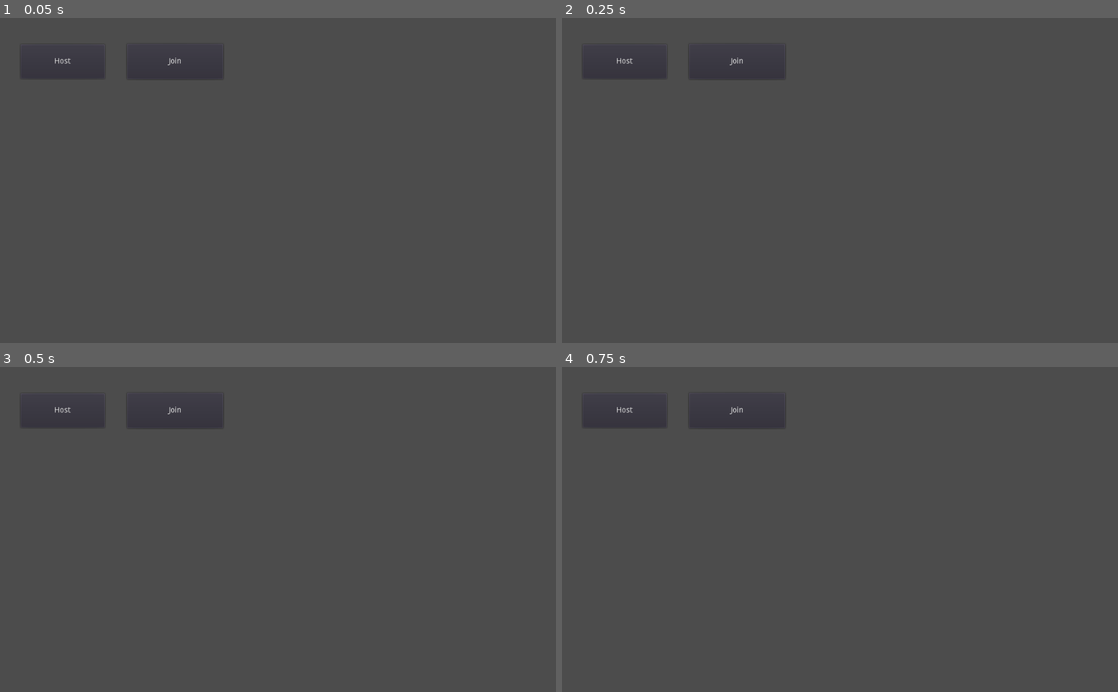
Above: before the commit, frames 1-4 (two rows, left to right).
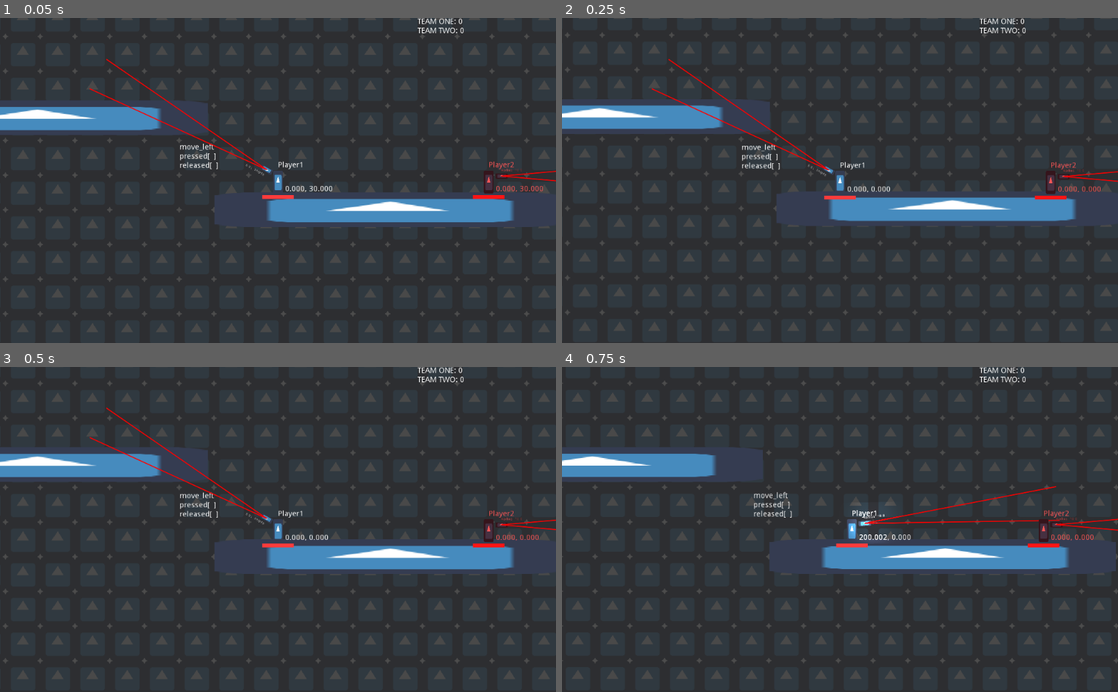
Above: after the commit, the same moments.

Repository: mdechdee/7thHero-GWJ32
Game: Godot game, scene res://Scenes/UnitTestScene.tscn
Two runs of this game, one before a commit and one after it. Both use one fixed random seed, a clock stepped at 60 frames per second and the inputs below. Before the commit the project starts from res://Scenes/Lobby.tscn. The engine's default icon, where the game draws it, is replaced by a stand-in: a white triangle on a blue panel in a dark square.
Inputs (mouse positions are in pixels of both pictures, inside the frame that each line leads up to):
- Up to frame 1 (0.05 s): no input
- Up to frame 2 (0.25 s): no input
- Up to frame 3 (0.5 s): no input
- Up to frame 4 (0.75 s): move the mouse to (962, 513) at 0.52 s; press the mouse at (962, 513) at 0.53 s; hold D (move_right) from 0.53 s (still down)

The runs differ from the first frame. In frame 1, 86% of the frame differs, in the area x 0-100%, y 0-100%; in frame 2, 85%; in frame 3, 85%; in frame 4, 85%.

Commit message:
Deathmatch score

Diff:
--- /dev/null
+++ b/DamageInstance.gd
@@ -0,0 +1,5 @@
+extends Resource
+class_name DamageInstance
+
+var amount: float
+var dealer: Node
--- a/Door.tscn
+++ b/Door.tscn
@@ -10,5 +10,6 @@
 
 [node name="CollisionShape2D" type="CollisionShape2D" parent="."]
 shape = SubResource( 1 )
+
 [connection signal="body_entered" from="." to="." method="_on_Door_body_entered"]
 [connection signal="body_exited" from="." to="." method="_on_Door_body_exited"]
--- a/Gun/Bullet.gd
+++ b/Gun/Bullet.gd
@@ -1,6 +1,10 @@
 extends Area2D
 
 export(float,2,100) var BULLET_SPEED = 4
+var dmg: DamageInstance
+
+func _ready():
+	assert(dmg != null, "No damage instance assigned")
 
 func _physics_process(delta):
 	position += Vector2.RIGHT.rotated(rotation) * BULLET_SPEED
@@ -10,5 +14,5 @@
 
 func _on_Bullet_body_entered(body: Node):
 	if body.has_signal("on_attacked"):
-		body.emit_signal("on_attacked")
+		body.emit_signal("on_attacked", dmg)
 	queue_free()
--- a/Gun/Shooter.gd
+++ b/Gun/Shooter.gd
@@ -2,6 +2,7 @@
 
 export(PackedScene) var bullet_scene
 export(float) var RATE_OF_FIRE: float = 10
+var dmg: DamageInstance = DamageInstance.new()
 
 func _ready():
 	owner.connect("on_shoot", self, "do_shoot")
@@ -16,8 +17,12 @@
 		rpc_unreliable("gen_bullet")
 
 puppet func gen_bullet():
+	dmg.amount = 10
+	dmg.dealer = find_parent("Player*")
+
 	var bullet = bullet_scene.instance()
 	bullet.global_position = owner.global_position
 	bullet.rotation = owner.get_global_transform().get_rotation()
+	bullet.dmg = dmg
 	get_tree().current_scene.add_child(bullet)
 	owner.emit_signal("bullet_shot", bullet)
--- a/Player/Input.gd
+++ b/Player/Input.gd
@@ -14,6 +14,7 @@
 	handle_dash(mouse_pos)
 	handle_door()
 	handle_aim(mouse_pos)
+	handle_skill()
 	handle_input_log(time)
 	debug()
 
@@ -42,6 +43,26 @@
 	owner.emit_signal("on_aim", mouse_pos)
 	if Input.is_action_pressed("attack"):
 		owner.emit_signal("on_attack")
+	if Input.is_action_just_pressed("attack"):
+		owner.emit_signal("on_attack_just_pressed")
+	if Input.is_action_just_released("attack"):
+		owner.emit_signal("on_attack_just_released")
+
+func handle_skill():
+	if Input.is_action_pressed("skill_e"):
+		owner.emit_signal("on_skill_e")
+	if Input.is_action_just_pressed("skill_e"):
+		owner.emit_signal("on_skill_e_just_pressed")
+	if Input.is_action_just_released("skill_e"):
+		owner.emit_signal("on_skill_e_just_released")
+
+	if Input.is_action_pressed("skill_q"):
+		owner.emit_signal("on_skill_q")
+	if Input.is_action_just_pressed("skill_q"):
+		owner.emit_signal("on_skill_q_just_pressed")
+	if Input.is_action_just_released("skill_q"):
+		owner.emit_signal("on_skill_q_just_released")
+
 
 func handle_dash(mouse_pos: Vector2):
 	if(Input.is_action_just_pressed("dash")):
--- a/Player/Player.gd
+++ b/Player/Player.gd
@@ -5,7 +5,19 @@
 signal on_aim(dir)
 
 signal on_attack()
+signal on_attack_just_pressed()
+signal on_attack_just_released()
+
+signal on_skill_q()
+signal on_skill_q_just_pressed()
+signal on_skill_q_just_released()
+signal on_skill_e()
+signal on_skill_e_just_pressed()
+signal on_skill_e_just_released()
+
 signal on_attacked()
+signal on_kill(victim)
+signal on_dead()
 
 signal on_door_entered(door)
 signal on_door_exited(door)
--- a/Player/Player.tscn
+++ b/Player/Player.tscn
@@ -132,4 +132,5 @@
 
 [node name="DoorMovement" type="Node" parent="."]
 script = ExtResource( 9 )
+
 [connection signal="timeout" from="Movement/DashTimer" to="Movement" method="_on_DashTimer_timeout"]
--- a/Player/Stats.gd
+++ b/Player/Stats.gd
@@ -7,8 +7,13 @@
 	owner.connect("on_attacked", self, "_on_attacked")
 	current_hp = MAX_HP
 
-func _on_attacked():
-	current_hp -= 10
+func _on_attacked(dmg: DamageInstance):
+	current_hp -= dmg.amount
+	current_hp = clamp(current_hp, 0, MAX_HP)
+	if(current_hp == 0):
+		owner.emit_signal("on_dead", dmg.dealer)
+		if dmg.dealer.has_signal("on_kill"):
+			dmg.dealer.emit_signal("on_kill", owner)
+		owner.queue_free()
 	if GlobalVar.DEBUG:
 		$"../HpDebugger".value = range_lerp(current_hp, 0, MAX_HP, 0, 100)
-		print(range_lerp(current_hp, 0, MAX_HP, 0, 100))
--- a/Player/Team.gd
+++ b/Player/Team.gd
@@ -1,4 +1,5 @@
 extends Node
+class_name Team
 
 export(GlobalVar.TEAM) var team = GlobalVar.TEAM.ONE
 export(NodePath) onready var gun = get_node(gun) as Gun
--- /dev/null
+++ b/Scenes/Deathmatch.gd
@@ -0,0 +1,29 @@
+extends Node
+
+var team_score: Dictionary = {}
+
+func _ready():
+	for node in get_tree().current_scene.get_children():
+		if node.has_signal("on_dead"):
+			node.connect("on_dead", self, "_on_dead", [node])
+			node.connect("on_kill", self, "_on_kill", [node])
+			if node.has_node("Team"):
+				var team_node: Team = node.get_node("Team")
+				team_score[team_node.team] = 0
+
+func _process(delta):
+	$Score.text = ""
+	for team in team_score:
+		$Score.text += ("TEAM " + GlobalVar.TEAM.keys()[team] + ": " +
+				var2str(team_score[team]) +
+				"\n"
+		)
+
+func _on_dead(killer: Node, victim: Node):
+	print(victim.name + " is dead.")
+	if killer.has_node("Team"):
+		var team_node: Team = killer.get_node("Team")
+		team_score[team_node.team] += 1
+
+func _on_kill(victim: Node, killer: Node):
+	print(killer.name + " kills " + victim.name)
--- a/Scenes/UnitTestScene.tscn
+++ b/Scenes/UnitTestScene.tscn
@@ -1,8 +1,9 @@
-[gd_scene load_steps=6 format=2]
+[gd_scene load_steps=7 format=2]
 
 [ext_resource path="res://icon.png" type="Texture" id=1]
 [ext_resource path="res://Door.tscn" type="PackedScene" id=2]
 [ext_resource path="res://Player/Player.tscn" type="PackedScene" id=3]
+[ext_resource path="res://Scenes/Deathmatch.gd" type="Script" id=4]
 
 [sub_resource type="TileSet" id=1]
 0/name = "icon.png 0"
@@ -25,28 +26,41 @@
 
 [node name="UnitTestScene" type="Node2D"]
 
-[node name="Label" type="Label" parent="."]
-margin_right = 40.0
-margin_bottom = 14.0
+[node name="Deathmatch" type="CanvasLayer" parent="."]
+script = ExtResource( 4 )
+
+[node name="Score" type="Label" parent="Deathmatch"]
+anchor_left = 1.0
+anchor_right = 1.0
+margin_left = -255.0
+margin_bottom = 70.0
 __meta__ = {
 "_edit_use_anchors_": false
 }
 
-[node name="ThisPlayer" parent="." instance=ExtResource( 3 )]
+[node name="Player1" parent="." instance=ExtResource( 3 )]
 position = Vector2( -201.968, -54.2712 )
 collision_layer = 2147483649
 
-[node name="Camera2D" type="Camera2D" parent="ThisPlayer"]
+[node name="Camera2D" type="Camera2D" parent="Player1"]
 current = true
 smoothing_enabled = true
 
-[node name="OtherPlayer" parent="." instance=ExtResource( 3 )]
+[node name="Player2" parent="." instance=ExtResource( 3 )]
 modulate = Color( 1, 0.345098, 0.345098, 1 )
 position = Vector2( 186.088, -54.2712 )
 collision_layer = 2
 
-[node name="Team" parent="OtherPlayer" index="13"]
+[node name="Input" parent="Player2" index="9"]
+script = null
+
+[node name="PuppetController" parent="Player2" index="11"]
+player_controller = NodePath("../../Player2/Input")
+movement = NodePath("../../Player2/Movement")
+
+[node name="Team" parent="Player2" index="13"]
 team = 1
+gun = NodePath("../../Player2/HeadPosition/Gun")
 
 [node name="Layer1" type="Node2D" parent="."]
 
@@ -99,18 +113,18 @@
 [node name="CollisionShape2D" type="CollisionShape2D" parent="Layer1/Platform3"]
 shape = SubResource( 2 )
 
-[node name="Platform4" type="StaticBody2D" parent="."]
+[node name="Platform4" type="StaticBody2D" parent="Layer1"]
 position = Vector2( 1526.23, -170 )
 rotation = 1.5708
 scale = Vector2( 5, 1 )
 collision_layer = 0
 collision_mask = 31
 
-[node name="Sprite3" type="Sprite" parent="Platform4"]
+[node name="Sprite3" type="Sprite" parent="Layer1/Platform4"]
 scale = Vector2( 9.97233, 1 )
 texture = ExtResource( 1 )
 
-[node name="CollisionShape2D" type="CollisionShape2D" parent="Platform4"]
+[node name="CollisionShape2D" type="CollisionShape2D" parent="Layer1/Platform4"]
 shape = SubResource( 2 )
 
 [node name="Layer2" type="Node2D" parent="."]
@@ -144,4 +158,4 @@
 position = Vector2( 691.438, -248.948 )
 linked_door = NodePath("../../Layer1/Door2_1")
 
-[editable path="OtherPlayer"]
+[editable path="Player2"]
--- a/project.godot
+++ b/project.godot
@@ -14,6 +14,11 @@
 "language": "GDScript",
 "path": "res://ActionHistory.gd"
 }, {
+"base": "Resource",
+"class": "DamageInstance",
+"language": "GDScript",
+"path": "res://DamageInstance.gd"
+}, {
 "base": "Area2D",
 "class": "Door",
 "language": "GDScript",
@@ -28,18 +33,25 @@
 "class": "Movement",
 "language": "GDScript",
 "path": "res://Player/Movement.gd"
+}, {
+"base": "Node",
+"class": "Team",
+"language": "GDScript",
+"path": "res://Player/Team.gd"
 } ]
 _global_script_class_icons={
 "ActionHistory": "",
+"DamageInstance": "",
 "Door": "",
 "Gun": "",
-"Movement": ""
+"Movement": "",
+"Team": ""
 }
 
 [application]
 
 config/name="7 Th Hero(Gwj 32)"
-run/main_scene="res://Scenes/Lobby.tscn"
+run/main_scene="res://Scenes/UnitTestScene.tscn"
 config/icon="res://icon.png"
 
 [autoload]
@@ -73,6 +85,16 @@
 "events": [ Object(InputEventKey,"resource_local_to_scene":false,"resource_name":"","device":0,"alt":false,"shift":false,"control":false,"meta":false,"command":false,"pressed":false,"scancode":87,"unicode":0,"echo":false,"script":null)
  ]
 }
+skill_q={
+"deadzone": 0.5,
+"events": [ Object(InputEventKey,"resource_local_to_scene":false,"resource_name":"","device":0,"alt":false,"shift":false,"control":false,"meta":false,"command":false,"pressed":false,"scancode":81,"unicode":0,"echo":false,"script":null)
+ ]
+}
+skill_e={
+"deadzone": 0.5,
+"events": [ Object(InputEventKey,"resource_local_to_scene":false,"resource_name":"","device":0,"alt":false,"shift":false,"control":false,"meta":false,"command":false,"pressed":false,"scancode":69,"unicode":0,"echo":false,"script":null)
+ ]
+}
 
 [layer_names]
 
